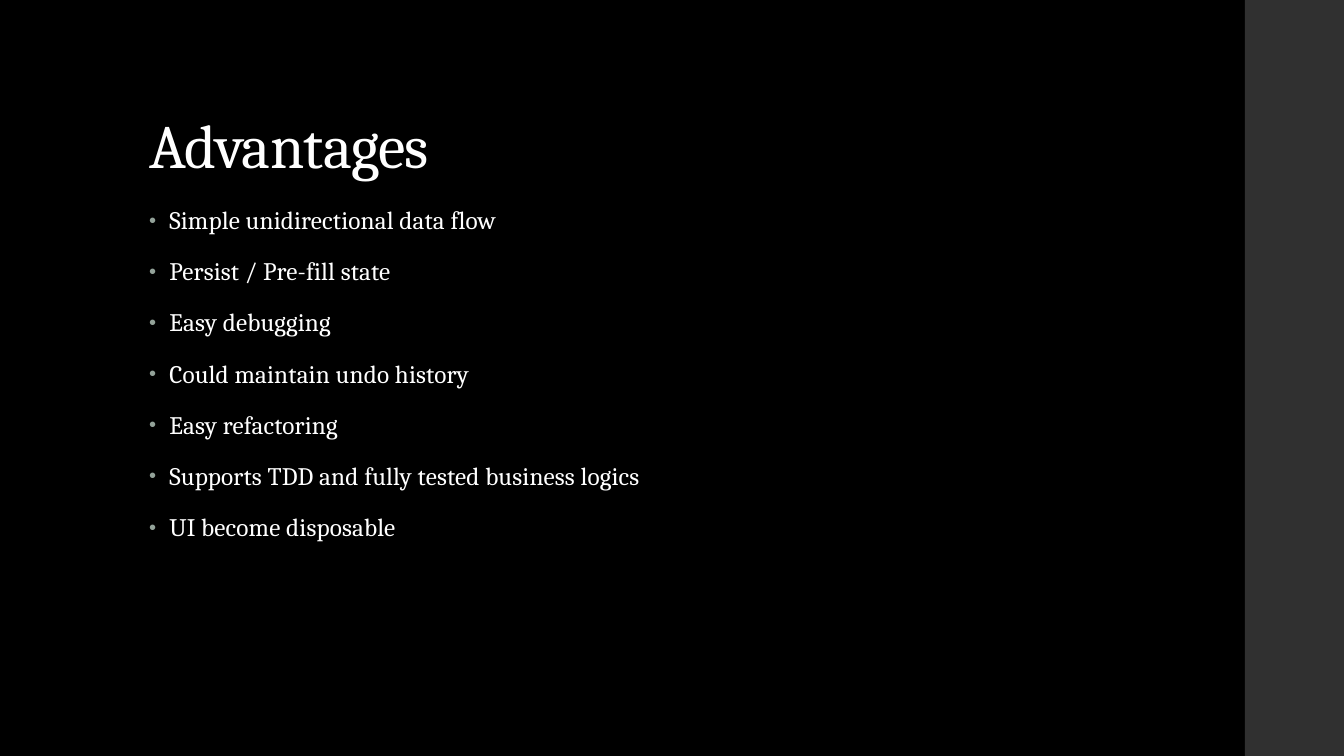
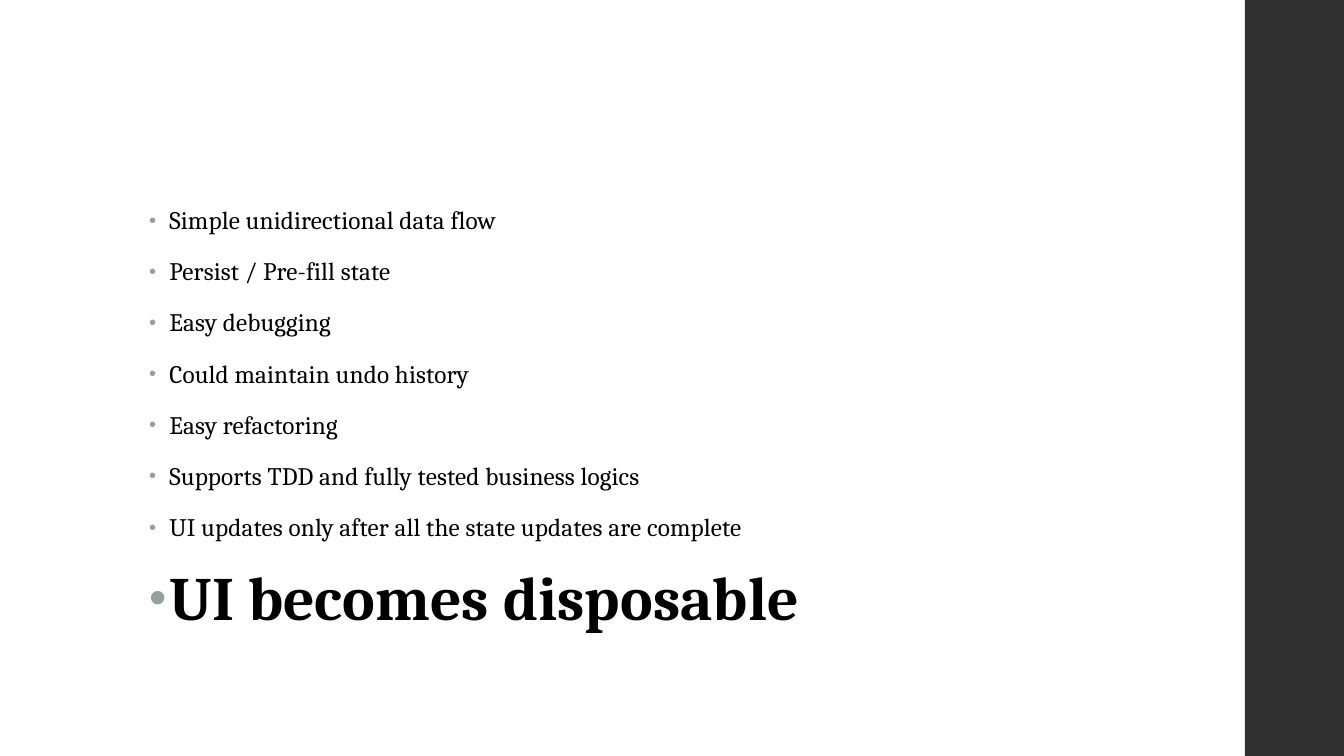
Before and after one commit to arunicus/tic-tac-toe, a slide deck: slide 11 of Redux.pptx (slide 16 before the commit). Drawn at 1344x756 pixels with LibreOffice and Linux fonts; fonts in the diff are those of the drawing. Boxes give left, top, right and bottom in pixels: in the first picture for what was removed or moved away, otherwise in the second. Text is boxed around its words. In the diff, an @@ line names an element or a change of style, - is before the commit and + after.

```diff
--- a/Redux.pptx
+++ b/Redux.pptx
@@ background #000000 to #FFFFFF @@
@@ title removed at (149,125,429,181) @@
-Advantages
@@ text at (169,211,640,491): text colour #FFFFFF to #000000 in "Simple unidirectional data flow", "Persist / Pre-fill state", "Easy debugging", "Could maintain undo history" and 2 more places @@
@@ text at (169,518,799,633): text changed; text colour #FFFFFF to #000000 @@
-• UI become disposable
+• UI updates only after all the state updates are complete
+• UI becomes disposable
```
Also in this commit, not shown: 10 other slides changed, 5 slides removed, 9 other files.
